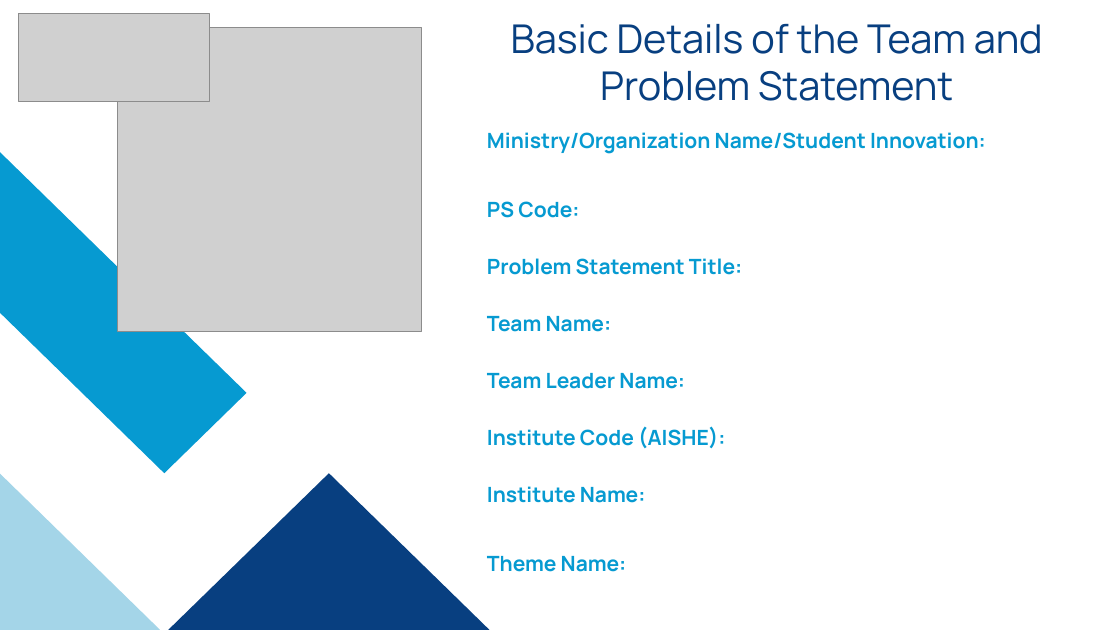
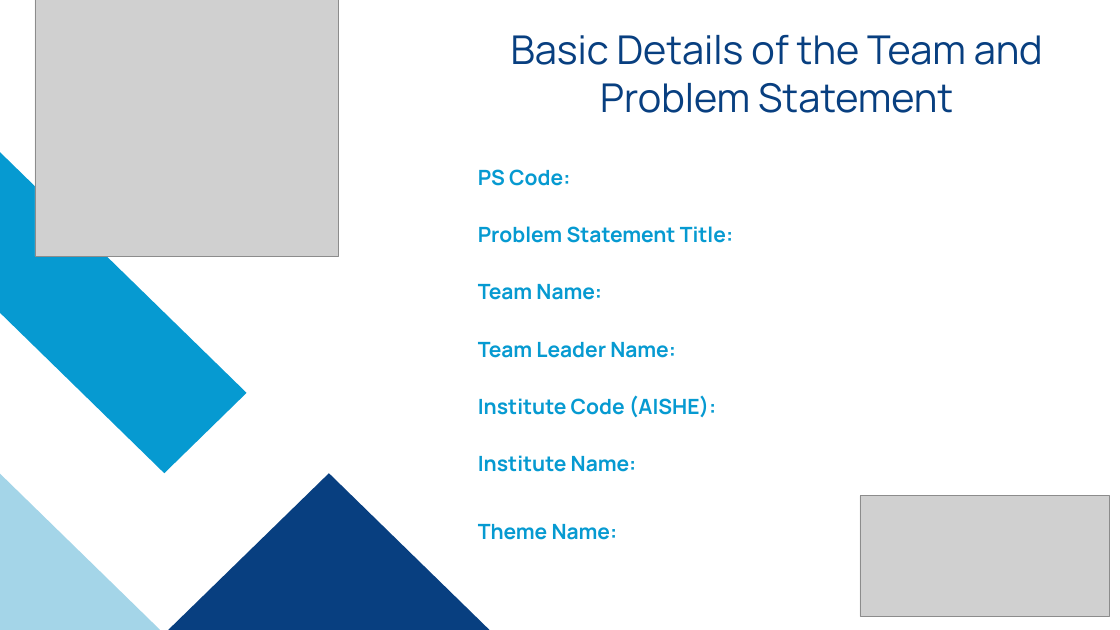
Before and after one commit to AntarMukhopadhyaya/acm-hackathon-next, a slide deck: slide 1 of public/files/ideaTemplate.pptx. Drawn at 1120x630 pixels with LibreOffice and Linux fonts; fonts in the diff are those of the drawing; grey boxes stand for pictures. Boxes give left, top, right and bottom in pixels: in the first picture for what was removed or moved away, otherwise in the second. Text is boxed around its words. In the diff, an @@ line names an element or a change of style, - is before the commit and + after.

```diff
--- a/public/files/ideaTemplate.pptx
+++ b/public/files/ideaTemplate.pptx
@@ picture removed at box(18, 13, 209, 101) @@
@@ picture: place and size @@
-picture at box(118, 28, 422, 332)
+picture at box(35, 0, 339, 256)
@@ title "Basic Details of the Team ...": place and size @@
-title "Basic Details of the Team ..." at box(511, 24, 1043, 101)
+title "Basic Details of the Team ..." at box(511, 35, 1043, 113)
@@ text "PS Code:": place and size @@
-text "PS Code:" at box(487, 132, 986, 572)
+text "PS Code:" at box(478, 169, 733, 540)
@@ text at box(487, 132, 986, 154): paragraph removed @@
-Ministry/Organization Name/Student Innovation:
@@ picture added at box(860, 496, 1111, 617) @@
```
Also in this commit, not shown: 2 other slides changed, 1 other file.
